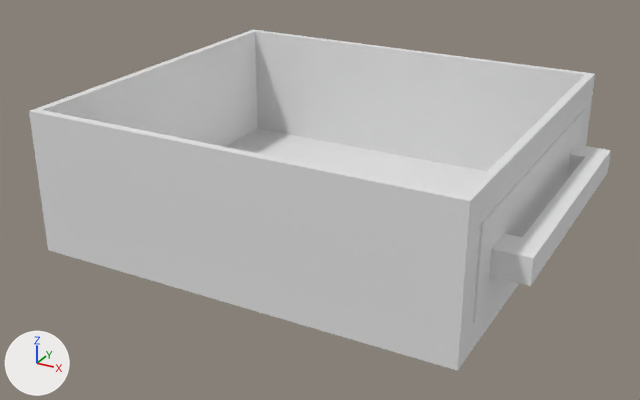
The FBX model Assets/Models/Office/calaixera.FBX as it was, and as the next commit left it.
Before and after are seen from a 50 mm lens placed at (0.326, -0.785, 0.418), pointed at (-0.091, -0.026, 0.039). Every picture has the same lights, and +X, +Y and +Z are marked at lower left. Where no turn or scale is listed for an object, it has been applied to the vertices.
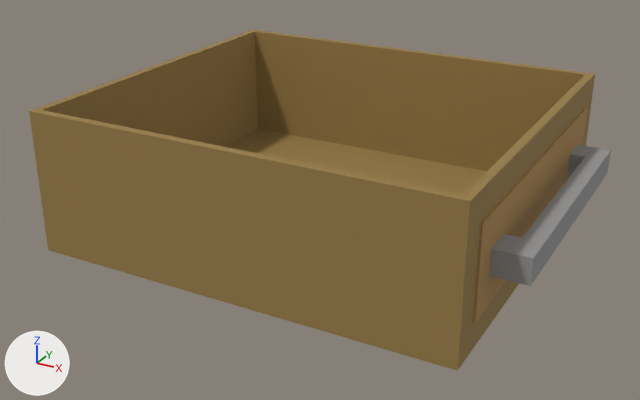
The newer file is also turned or shifted as a whole; pictures and numbers use the older file's frame.

What changed in the scene script:
```text
Add mat_agafador:
    mat_agafador = principled_material('agafador')
    mat_agafador.base_color = (0.302, 0.302, 0.302)  # grey #959595
    mat_agafador.roughness = 0.859
Add mat_placa:
    mat_placa = principled_material('placa')
    mat_placa.base_color = (0.424, 0.247, 0.0784)  # brown #ae884f
    mat_placa.roughness = 0.859
Add mat_calaix:
    mat_calaix = principled_material('calaix')
    mat_calaix.base_color = (0.314, 0.204, 0.0627)  # brown #987d47
    mat_calaix.roughness = 0.859
Change me_mesh:
    where me_mesh.from_pydata(...)  # 40 vertices, 36 faces; spans x -0.244..0.244, y -0.2..0.2, z -0.075..0.076
    used by ob_box002; location = (-0.0746, 0.0015, 0.0755)
    me_mesh part 1: all 17 faces centred in x -0.244..0.206, y -0.2..0.2, z -0.075..0.076 switch from no material to mat_calaix (brown #987d47)
    me_mesh part 2: all 2 faces centred in x 0.207..0.208, y 0.0, z 0.0..0.046 switch from no material to mat_placa (brown #ae884f)
    me_mesh part 3: the 1 face centred in x 0.207, y -0.17, z 0.0 switches from no material to mat_placa (brown #ae884f)
    me_mesh part 4: all 5 faces centred in x 0.208..0.226, y -0.143..-0.11, z -0.015..0.011 switch from no material to mat_agafador (grey #959595)
    me_mesh part 5: all 5 faces centred in x 0.208..0.226, y 0.11..0.143, z -0.015..0.011 switch from no material to mat_agafador (grey #959595)
    me_mesh part 6: all 4 faces centred in x 0.225..0.244, y 0.0, z -0.015..0.011 switch from no material to mat_agafador (grey #959595)
```

What differs and where, as boxes (x1, y1, x2, y2) in the pictures (640 x 400 px):
part 1 of me_mesh, recoloured (grey to brown): (29, 30, 595, 371) in both
part 2 of me_mesh, recoloured (grey to brown): (475, 107, 587, 322) in both
part 3 of me_mesh, recoloured (grey to brown): (473, 223, 483, 322) in both
part 4 of me_mesh, recoloured: (489, 234, 534, 286) in both
part 5 of me_mesh, recoloured: (567, 145, 609, 177) in both
part 6 of me_mesh, recoloured (white to grey): (523, 150, 611, 285) in both
